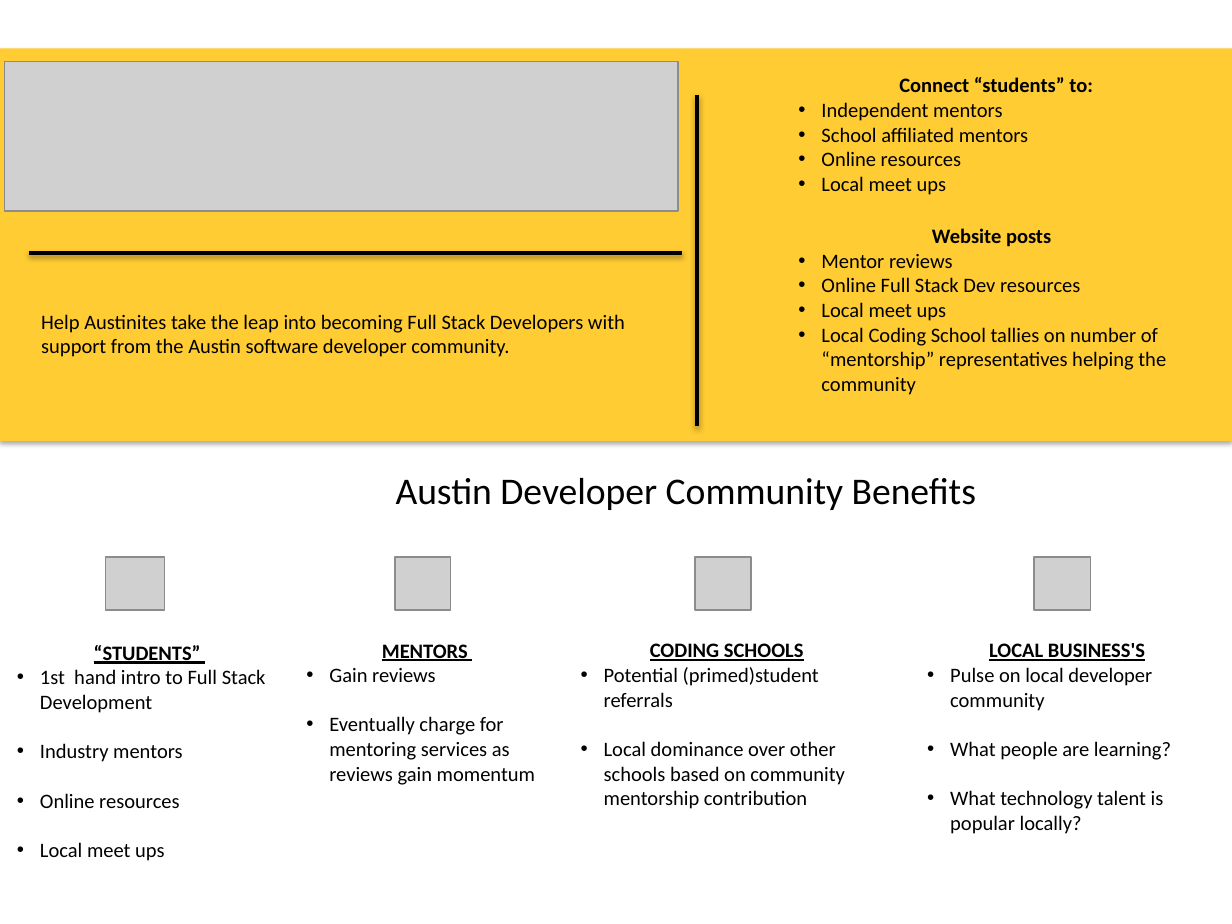
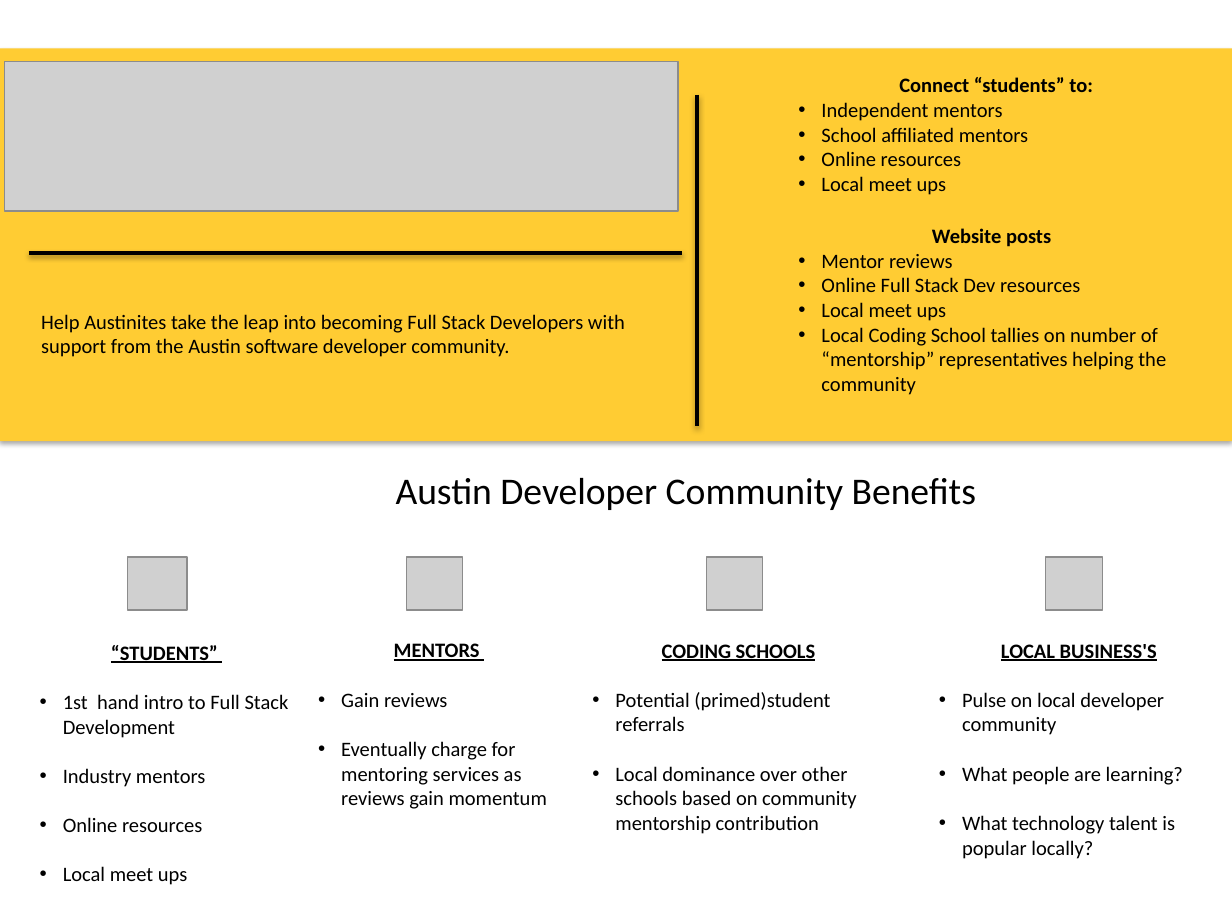
Before and after one commit to Adancode/AJD, a slide deck: slide 1 of presentation/ajd.pptx. Drawn at 1232x924 pixels with LibreOffice and Linux fonts; fonts in the diff are those of the drawing; grey boxes stand for pictures. Boxes give left, top, right and bottom in pixels: in the first picture for what was removed or moved away, otherwise in the second. Text is boxed around its words. In the diff, an @@ line names an element or a change of style, - is before the commit and + after.

Commit message:
adding the presentation slide

```diff
--- a/presentation/ajd.pptx
+++ b/presentation/ajd.pptx
@@ picture: place and size @@
-picture at [105,557,164,610]
+picture at [128,557,187,610]
@@ 3 pictures: place and size @@
-3 pictures at [395,557,1090,610]
+3 pictures at [407,557,1103,610]
@@ text "“STUDENTS”" rewrapped from [40,645,266,861] to [63,645,289,885] @@
@@ text "MENTORS" rewrapped from [329,644,535,785] to [341,643,547,809] @@
@@ text "CODING SCHOOLS" rewrapped from [604,643,844,809] to [615,644,856,834] @@
@@ text "LOCAL BUSINESS'S" rewrapped from [950,643,1171,834] to [962,644,1183,859] @@
```
